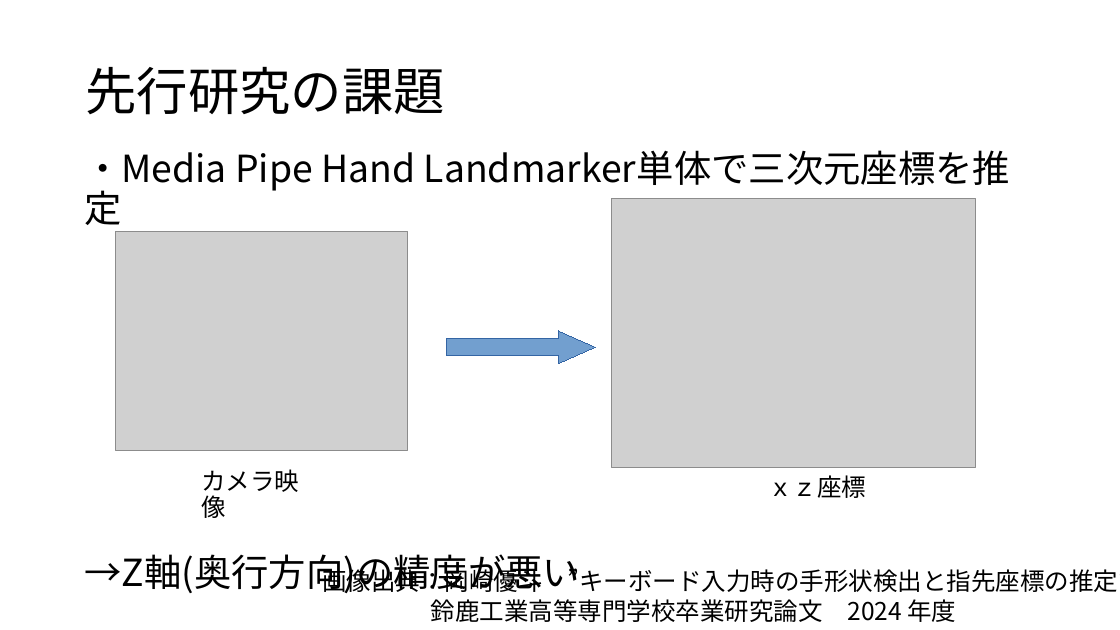
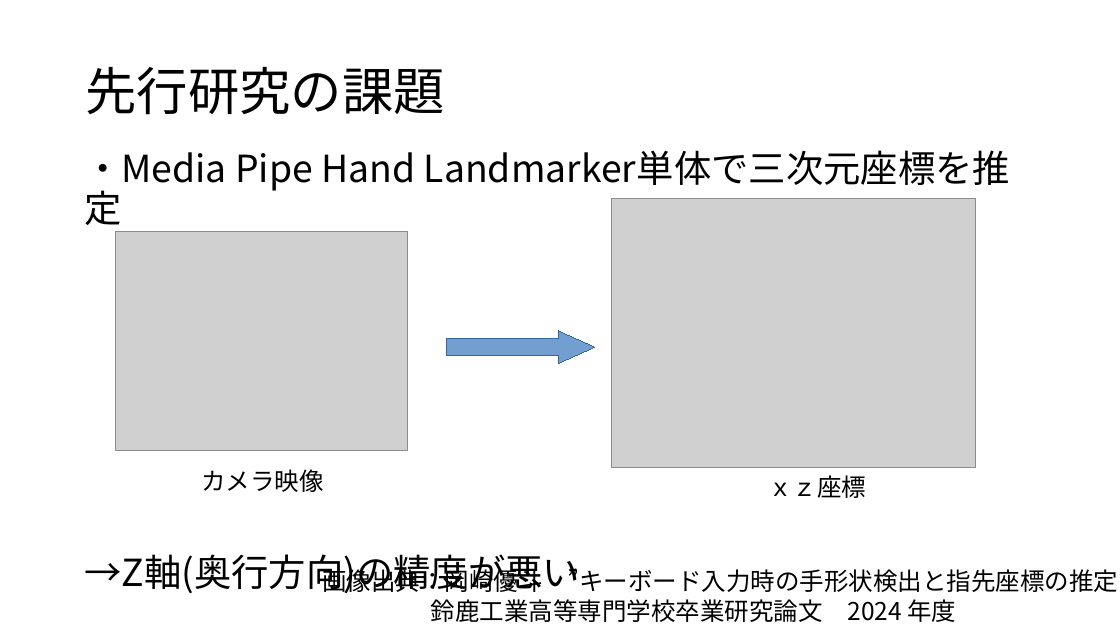
Before and after one commit to hagi711/Graduation-Research, a slide deck: slide 5 of 中間発表.pptx. Drawn at 1120x630 pixels with LibreOffice and Linux fonts; fonts in the diff are those of the drawing; grey boxes stand for pictures. Boxes give left, top, right and bottom in pixels: in the first picture for what was removed or moved away, otherwise in the second. Text is boxed around its words. In the diff, an @@ line names an element or a change of style, - is before the commit and + after.

```diff
--- a/中間発表.pptx
+++ b/中間発表.pptx
@@ text "・Media Pipe Hand Landmarker単体で三次元座標を推定" at (84,152,580,593): indent changed @@
@@ text "カメラ映像" rewrapped from (201,469,299,518) to (201,469,324,492) @@
```
Also in this commit, not shown: 5 other slides changed.
